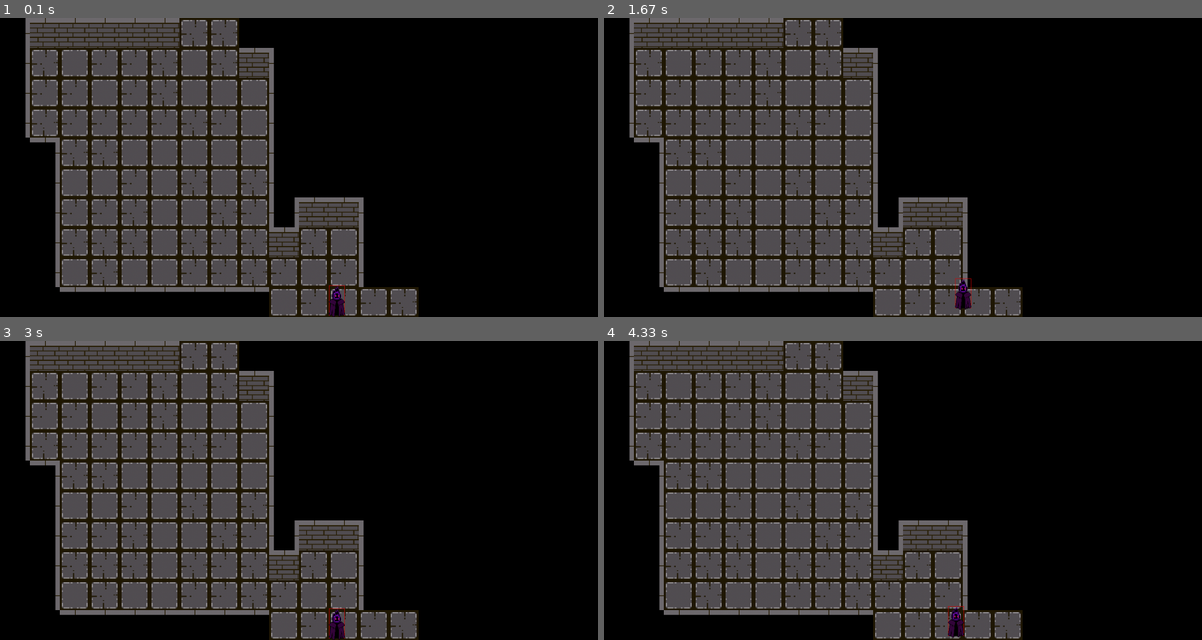
Above: before the commit, frames 1-4 (two rows, left to right).
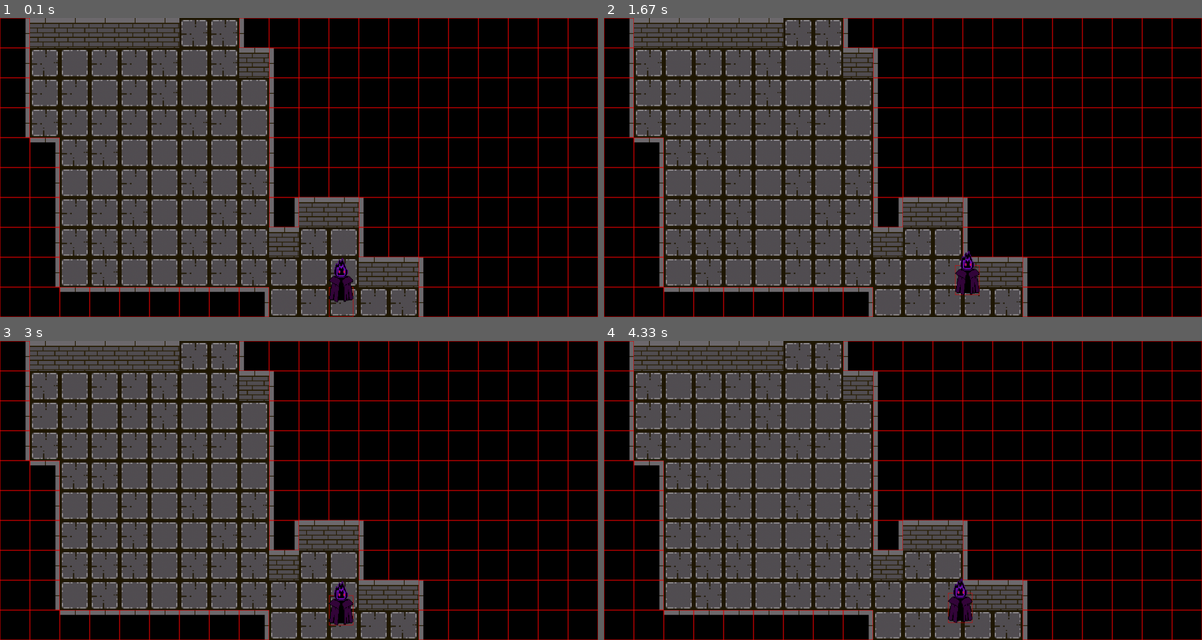
Above: after the commit, the same moments.

Repository: philogamer/pygame1
Game: pygame game, started from code.py
Two runs of this game, one before a commit and one after it. Both use one fixed random seed, a clock stepped at 60 frames per second and the inputs below.
Inputs:
- Up to frame 1 (0.1 s): no input
- Up to frame 2 (1.67 s): hold D 0.33-0.8 s; hold W 0.83-1.13 s; hold D 1.17-1.63 s
- Up to frame 3 (3 s): hold A 1.67-2.2 s; hold S 2.23-2.53 s; hold A 2.57-2.97 s
- Up to frame 4 (4.33 s): hold W 3-3.37 s; hold D 3.4-4.03 s; hold S from 4.07 s (still down)

The runs differ from the first frame. In frame 1, 6.9% of the frame differs, in the area x 0-100%, y 0-100%; in frame 2, 6.7%; in frame 3, 6.9%; in frame 4, 6.9%.

Commit message:
make some side and wall surround the door and  make the function of stop player when touch the wall

Diff:
--- a/code.py
+++ b/code.py
@@ -78,13 +78,14 @@
         self.targetx=self.x
         self.targety=self.y
         self.direction='right'
-        self.speed=100
+        self.speed=200
         self.img='assets/main.png'
         self.img=pygame.image.load(self.img).convert_alpha()
-        self.img=pygame.transform.scale(self.img,(40,77))
-        self.rect=pygame.Rect(self.x,self.y-(77-75),40,75)
+        self.img=pygame.transform.scale(self.img,(61,112))
+        self.rect=pygame.Rect(self.x,self.y-(112-75),61,112)
+        self.wallrect=pygame.Rect(self.x,self.y+(112-75)-(112-75),61,75)
     def draw(self,screen):
-        screen.blit(self.img,(self.x,self.y))
+        screen.blit(self.img,(self.x,self.y-(112-75)))
     def move(self,dt):
         dx=self.targetx-self.x
         self.direction='right' if dx>0 else 'left'
@@ -98,15 +99,16 @@
             self.y+=dy/distance*self.speed*dt
         if self.x<0:
             self.x=0
-        if self.x>(1500-44):
-            self.x=(1500-44)
-        if self.y<0:
-            self.y=0
-        if self.y>(750-77):
-            self.y=750-77
+        if self.x>(1500-61):
+            self.x=(1500-61)
+        if self.y<(-112+75):
+            self.y=(-112+75)
+        if self.y>(750-112):
+            self.y=750-112
     def update(self):
-        self.rect=pygame.Rect(self.x,self.y-(77-75),40,75)
-
+        self.rect=pygame.Rect(self.x,self.y-(112-75),61,112)
+    def checkwall(self):
+        self.wallrect=pygame.Rect(self.targetx,self.targety+(112-75)-(112-75),61,75)
 class Creep:
     def __init__(self,xy,type):
         self.position=xy
@@ -278,6 +280,7 @@
                                 door.append(start+b)
                                 goable.append(Goable(start+b))
                             if doorlong==5:
+                                doorlong-=1
                                 break
                             side=1
                         elif (start+b) in list(range(10,190,10)):
@@ -294,6 +297,7 @@
                                 door.append(start+b)
                                 goable.append(Goable(start+b))
                             if doorlong==5:
+                                doorlong-=1
                                 break
                             side=1
                         elif (start+b) in list(range(19,199,10)):
@@ -310,6 +314,7 @@
                                 door.append(start+b)
                                 goable.append(Goable(start+b))
                             if doorlong==5:
+                                doorlong-=1
                                 break
                             side=1
                         elif (start+b) in list(range(191,199)):
@@ -326,6 +331,7 @@
                                 door.append(start+b)
                                 goable.append(Goable(start+b))
                             if doorlong==5:
+                                doorlong-=1
                                 break
                             side=1
                     start+=b
@@ -347,63 +353,68 @@
                 else:
                     startablefloor.remove(start)
         firstdoor.append(doorside)
-        firstdoor.append(doorlong)
+        firstdoor.append(doorlong+1)
         rendermap=False
         for i in map:
-            if not i.position in door:
-                insidef.append(i.position)
+            insidef.append(i.position)
         for i in insidef:
-            i-=1
-            if i in locate:
-                locate.remove(i)
-                if i-1 in locate:
-                    map.append(Map(i,'W'))
-                    w.append(i)
-                else:
-                    if i in d:
+            if not i in list(range(10,190,10)):
+                i-=1
+                if i in locate:
+                    locate.remove(i)
+                    if i-1 in locate:
                         map.append(Map(i,'W'))
                         w.append(i)
                     else:
-                        map.append(Map(i,'F'))
-                        insidef.append(i)
+                        if i in d:
+                            map.append(Map(i,'W'))
+                            w.append(i)
+                        else:
+                            map.append(Map(i,'F'))
+                            insidef.append(i)
         for i in insidef:
-            i-=10
-            if i in locate:
-                sr.append(i)
+            if not i in list(range(1,9)):
+                i-=10
+                if i in locate:
+                    sr.append(i)
         for i in w:
-            i-=10
-            if i in locate:
-                sr.append(i)
+            if not i in list(range(1,9)):
+                i-=10
+                if i in locate:
+                    sr.append(i)
         for i in insidef:
-            i+=10
-            if i in locate:
-                if i in sr:
-                    slr.append(i)
-                    sr.remove(i)
-                else:
-                    sl.append(i)
+            if not i in list(range(191,199)):
+                i+=10
+                if i in locate:
+                    if i in sr:
+                        slr.append(i)
+                        sr.remove(i)
+                    else:
+                        sl.append(i)
         for i in w:
-            i+=10
-            if i in locate:
-                if i in sr:
-                    slr.append(i)
-                    sr.remove(i)
-                else:
-                    sl.append(i)
+            if not i in list(range(191,199)):
+                i+=10
+                if i in locate:
+                    if i in sr:
+                        slr.append(i)
+                        sr.remove(i)
+                    else:
+                        sl.append(i)
         for i in insidef:
-            i+=1
-            if i in locate:
-                if i in sr:
-                    srt.append(i)
-                    sr.remove(i)
-                elif i in sl:
-                    slt.append(i)
-                    sl.remove(i)
-                elif i in slr:
-                    slrt.append(i)
-                    slr.remove(i)
-                else:
-                    st.append(i)
+            if not i in list(range(19,199,10)):
+                i+=1
+                if i in locate:
+                    if i in sr:
+                        srt.append(i)
+                        sr.remove(i)
+                    elif i in sl:
+                        slt.append(i)
+                        sl.remove(i)
+                    elif i in slr:
+                        slrt.append(i)
+                        slr.remove(i)
+                    else:
+                        st.append(i)
 
 
         #có thể làm góc sau này, có thể làm cạnh cho cửa
@@ -447,18 +458,42 @@
     player.targety=player.y
     if keys[pygame.K_a]:
         player.targetx=player.x-1
+        player.checkwall()
+        for i in obstacle:
+            if i.rect.colliderect(player.wallrect):
+                player.targetx=player.x
+                player.checkwall()
     if keys[pygame.K_d]:
         player.targetx=player.x+1
+        player.checkwall()
+        for i in obstacle:
+            if i.rect.colliderect(player.wallrect):
+                player.targetx=player.x
+                player.checkwall()
     if keys[pygame.K_w]:
         player.targety=player.y-1
+        player.checkwall()
+        for i in obstacle:
+            if i.rect.colliderect(player.wallrect):
+                player.targety=player.y
+                player.checkwall()
     if keys[pygame.K_s]:
         player.targety=player.y+1
+        player.checkwall()
+        for i in obstacle:
+            if i.rect.colliderect(player.wallrect):
+                player.targety=player.y
+                player.checkwall()
+
+
+    player.move(dt)
+    player.update()
     for i in goable:
         if i.rect.colliderect(player.rect):
-            if player.x<=0 or player.x>=(1500-44) or player.y<=0 or player.y>=(750-77):
+            if player.x<=0 or player.x>=(1500-61) or player.y<=(-112+75) or player.y>=(750-112):
                 rendermap=True
-    player.move(dt)
-    player.update()
+
+
 
 
 
@@ -472,7 +507,8 @@
         i.draw(screen)
     for i in obstacle:
         i.draw(screen)
-    pygame.draw.rect(screen,(225,0,0),player.rect,1)
+        pygame.draw.rect(screen,(225,0,0),i.rect,1)
+    pygame.draw.rect(screen,(225,0,0),player.wallrect,1)
     player.draw(screen)
 
 
